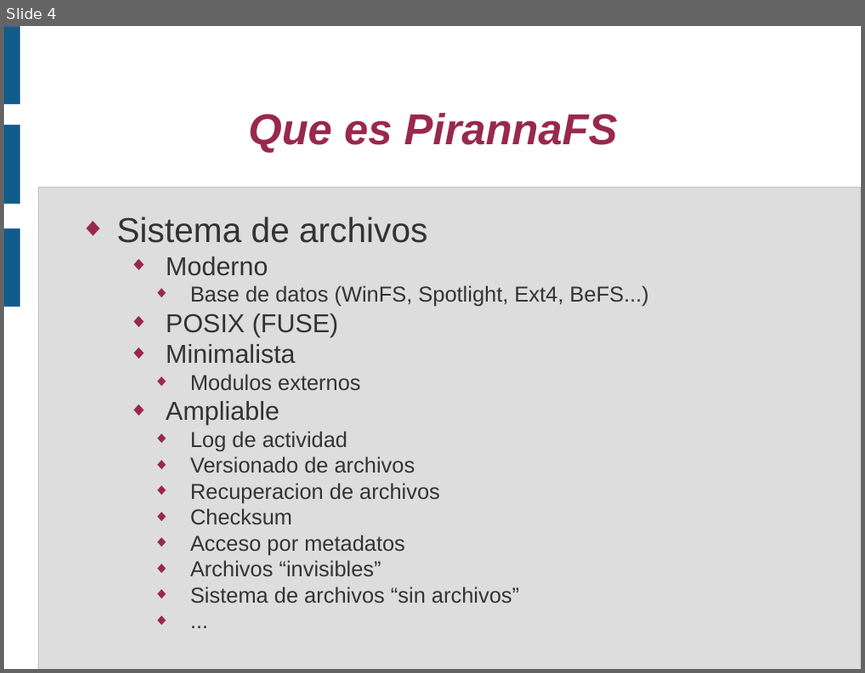
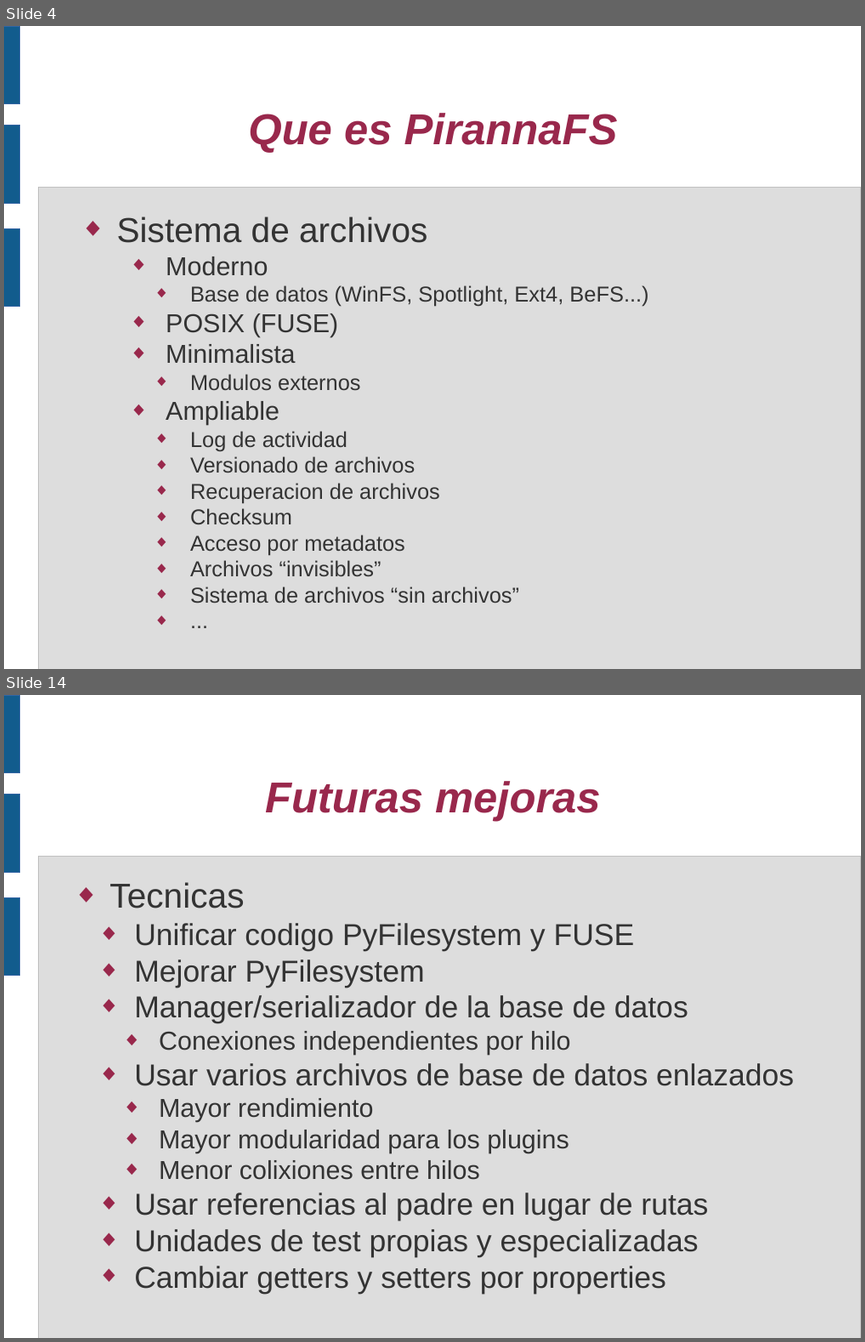
Before and after one commit to piranna/PirannaFS, a slide deck: doc/Presentacion V CUSL/PirannaFS.odp. Shown one above the other, each under a label of ours: slide 4 before the commit, slides 4 and 14 after it; the slides between them are not shown. The pictures are 865x673 and 865x1342 pixels, drawn with LibreOffice and Linux fonts; fonts in the diff are those of the drawing. Boxes give left, top, right and bottom in pixels: in the first picture for what was removed or moved away, otherwise in the second. Text is boxed around its words. In the diff, an @@ line names an element or a change of style, - is before the commit and + after.

```diff
--- a/doc/Presentacion V CUSL/PirannaFS.odp
+++ b/doc/Presentacion V CUSL/PirannaFS.odp
@@ slide 14 added at (x1=4, y1=695, x2=861, y2=1338), background #FFFFFF; not listed: 4 template elements that a slide beside it also shows @@
@@ title added at (x1=265, y1=781, x2=601, y2=822), 40 pt, text #99284C, bold, italic @@
+Futuras mejoras
@@ text added at (x1=109, y1=882, x2=794, y2=1293), 28 pt, text #333333 @@
+◆ Tecnicas
+  ◆ Unificar codigo PyFilesystem y FUSE
+  ◆ Mejorar PyFilesystem
+  ◆ Manager/serializador de la base de datos
+    ◆ Conexiones independientes por hilo
+  ◆ Usar varios archivos de base de datos enlazados
+    ◆ Mayor rendimiento
+    ◆ Mayor modularidad para los plugins
+    ◆ Menor colixiones entre hilos
+  ◆ Usar referencias al padre en lugar de rutas
+  ◆ Unidades de test propias y especializadas
+  ◆ Cambiar getters y setters por properties
```
Also in this commit, not shown: 3 slides changed, 11 other slides added.
